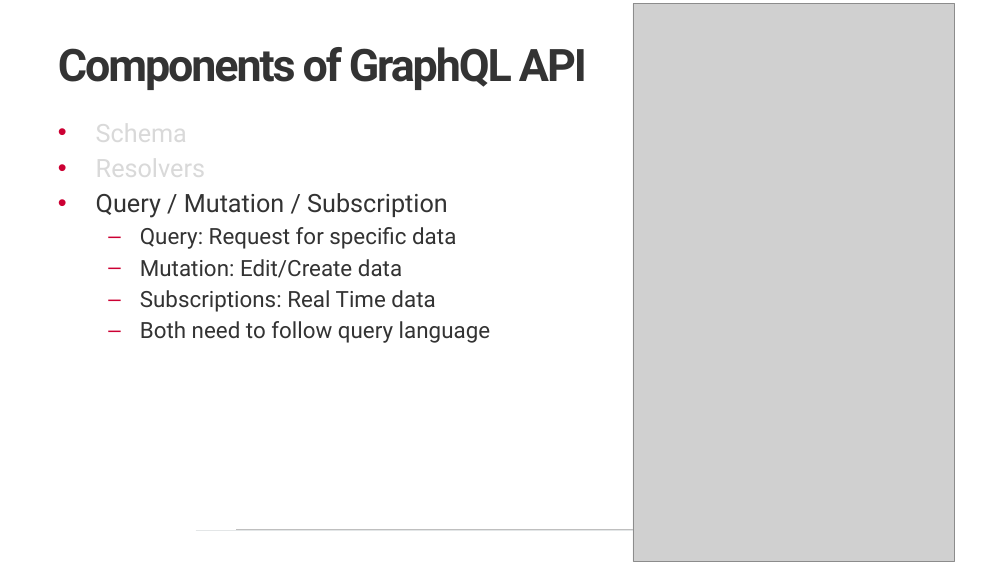
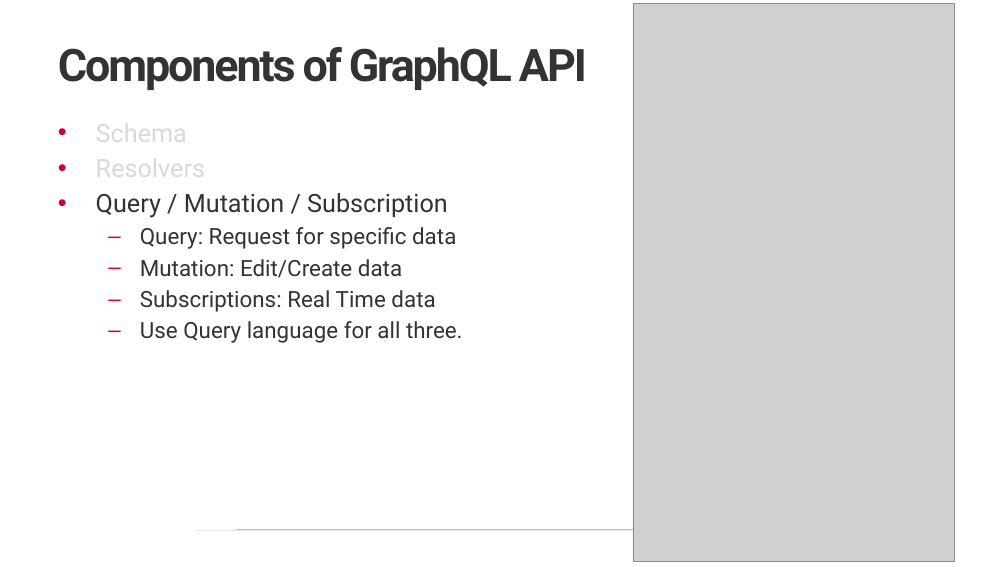
Before and after one commit to NPDSoftwareDev/graphql-presentation, a slide deck: slide 10 of graphql Introduction.pptx. Drawn at 1008x567 pixels with LibreOffice and Linux fonts; fonts in the diff are those of the drawing; grey boxes stand for pictures; background and template pictures are left out. Boxes give left, top, right and bottom in pixels: in the first picture for what was removed or moved away, otherwise in the second. Text is boxed around its words. In the diff, an @@ line names an element or a change of style, - is before the commit and + after.

```diff
--- a/graphql Introduction.pptx
+++ b/graphql Introduction.pptx
@@ text at (140,321,463,343): text changed @@
-  – Both need to follow query language
+  – Use Query language for all three.
```
Also in this commit, not shown: 10 other slides changed.
